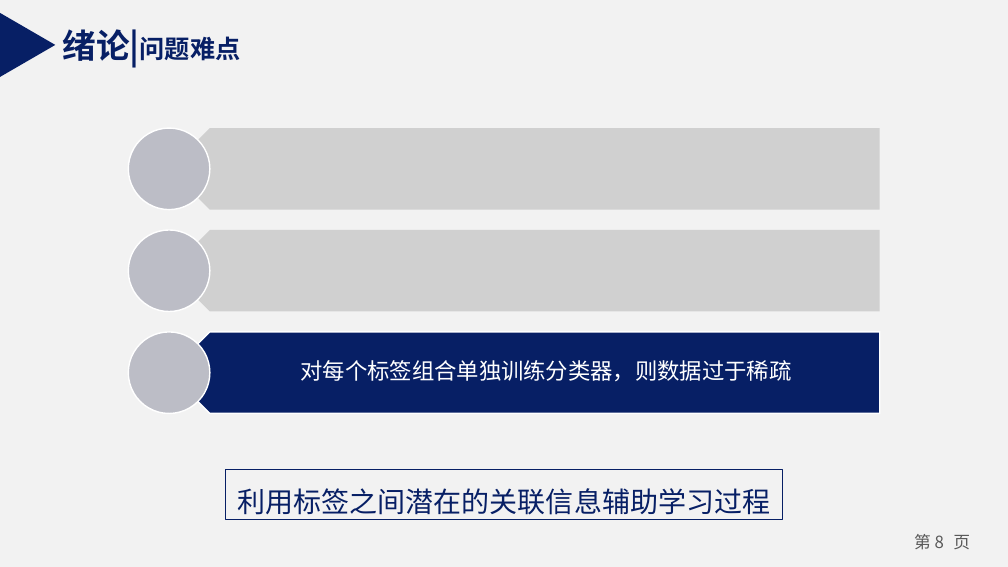
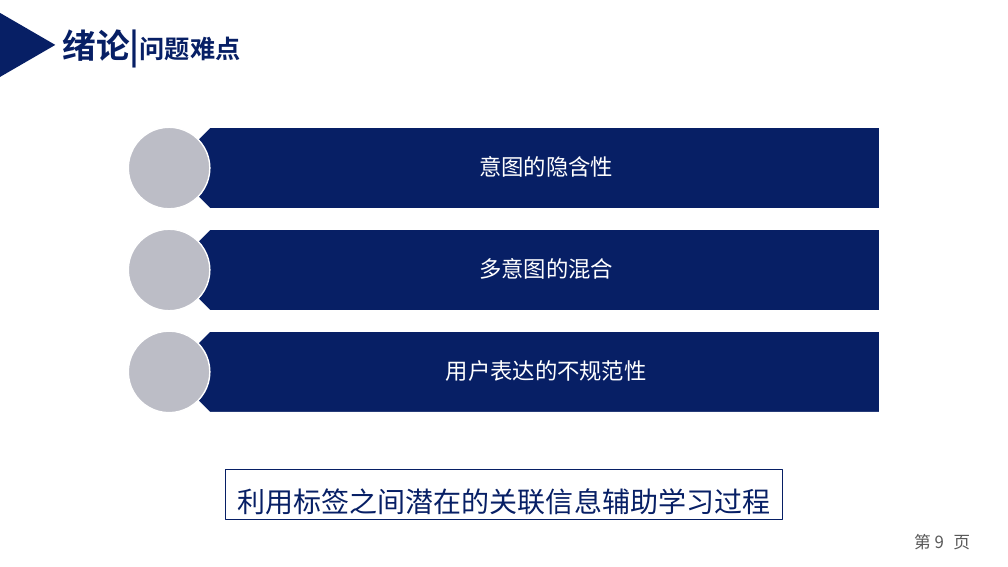
Before and after one commit to weixiao2333/zjuthesis-mphil, a slide deck: slide 9 of 硕士毕业论文答辩PPT.pptx (slide 8 before the commit). Drawn at 1008x567 pixels with LibreOffice and Linux fonts; fonts in the diff are those of the drawing; grey boxes stand for pictures. Boxes give left, top, right and bottom in pixels: in the first picture for what was removed or moved away, otherwise in the second. Text is boxed around its words. In the diff, an @@ line names an element or a change of style, - is before the commit and + after.

```diff
--- a/硕士毕业论文答辩PPT.pptx
+++ b/硕士毕业论文答辩PPT.pptx
@@ background #F2F2F2 to #FFFFFF @@
@@ picture removed at (169,128,880,210) @@
@@ freeform shape added at (169,127,880,209), fill #071F65, outline #FFFFFF 1 pt, 16 pt, text #FFFFFF @@
+意图的隐含性
@@ picture removed at (169,230,880,311) @@
@@ freeform shape added at (169,229,880,310), fill #071F65, outline #FFFFFF 1 pt, 16 pt, text #FFFFFF @@
+多意图的混合
@@ freeform shape "用户表达的不规范性" at (169,332,880,413): outline redrawn @@
@@ text in freeform shape at (446,360,647,381): text changed @@
-对每个标签组合单独训练分类器，则数据过于稀疏
+用户表达的不规范性
@@ page number at (914,534,970,550): text changed @@
-第 8 页
+第 9 页
```
Also in this commit, not shown: 30 other slides changed, 9 slides added.
